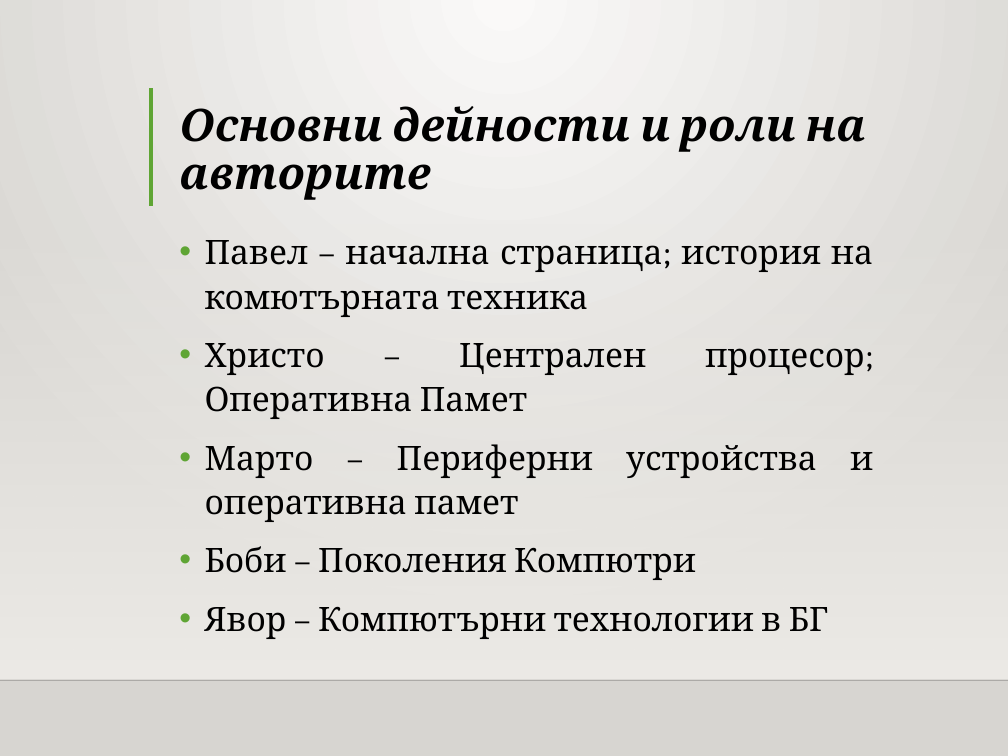
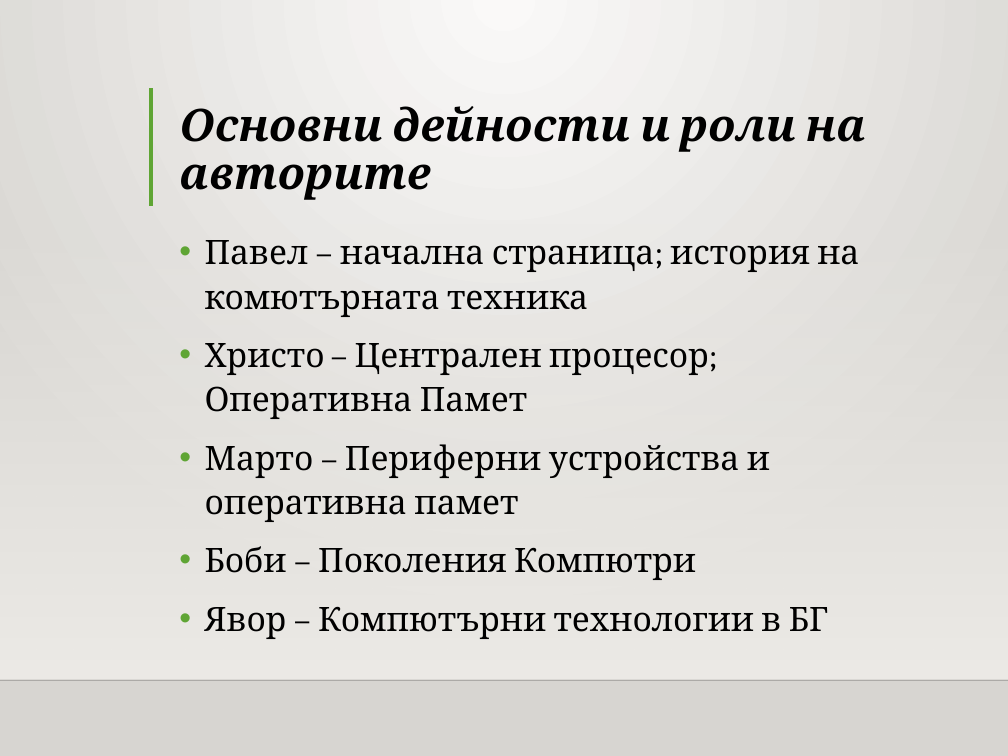
Before and after one commit to Foloundev/kompSistemaUchilishte, a slide deck: slide 3 of Predstaviane_na_proekt.pptx. Drawn at 1008x756 pixels with LibreOffice and Linux fonts; fonts in the diff are those of the drawing; background and template pictures are left out. Boxes give left, top, right and bottom in pixels: in the first picture for what was removed or moved away, otherwise in the second. Text is boxed around its words. In the diff, an @@ line names an element or a change of style, - is before the commit and + after.

```diff
--- a/Predstaviane_na_proekt.pptx
+++ b/Predstaviane_na_proekt.pptx
@@ text "Павел – начална страница; история ..." at <box>205,240,859,639</box>: alignment justified to left @@
```
Also in this commit, not shown: 5 other slides changed, 11 other files.
